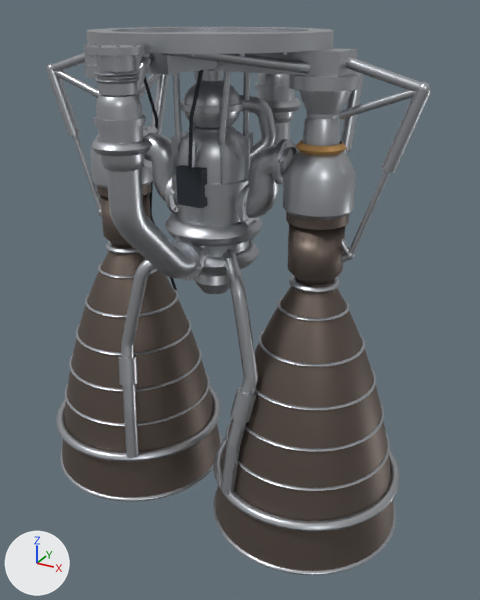
Renders of the FBX model assets/blender/export/fbx/eng_kerolox_staged_combustion.fbx from each side of a commit.
Both versions are drawn from a 50 mm camera at (2.44, -4.03, 3.73) aimed at (0.18, 0.06, 1.68). The lights are fixed; the arrows at lower left show +X, +Y and +Z. The picture after the commit comes second. Objects named as collision shapes, trigger or cutter boxes, shadow casters or lower levels of detail are left out. Where no turn or scale is listed for an object, it has been applied to the vertices. Vertices at exactly the same position are counted once.

In view in the first picture: 'eng_kerolox_staged_combustion_LOD0'.
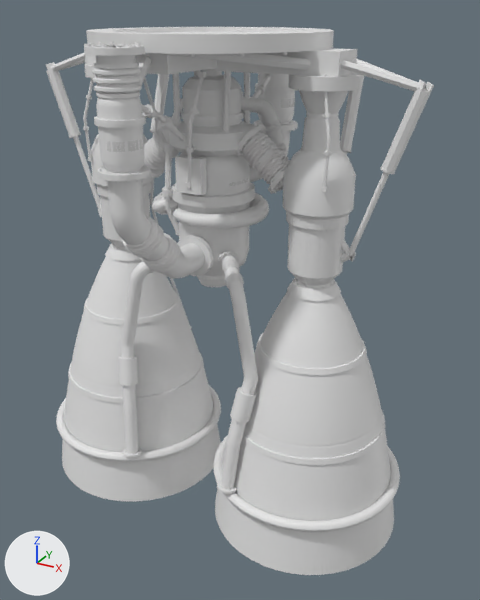
Patch to the scene script:
```diff
--- a/assets/blender/export/fbx/eng_kerolox_staged_combustion.fbx.py
+++ b/assets/blender/export/fbx/eng_kerolox_staged_combustion.fbx.py
@@ mat_engine_metal @@
 n0 = _N.new('ShaderNodeBsdfPrincipled'); n0.name = 'Principled BSDF'
-n0.inputs[0].default_value = (0.5, 0.52, 0.55, 1.0)  # 'Base Color', light grey #bcbfc4
-n0.inputs[1].default_value = 0.92  # 'Metallic'
-n0.inputs[2].default_value = 0.36  # 'Roughness'
 n1 = _N.new('ShaderNodeOutputMaterial'); n1.name = 'Material Output'
+n2 = _N.new('ShaderNodeTexImage'); n2.name = 'Image Texture'
+n2.image = img_engine_metal_normal_png
+n3 = _N.new('ShaderNodeNormalMap'); n3.name = 'Normal Map'
 _L.new(n0.outputs[0], n1.inputs[0])  # 'BSDF' to 'Surface'
+_L.new(n2.outputs[0], n3.inputs[1])  # 'Color' to 'Color'
+_L.new(n3.outputs[0], n0.inputs[5])  # 'Normal' to 'Normal'
@@ mat_nozzle_hot @@
 mat_nozzle_hot = bpy.data.materials.new('nozzle_hot')
-# nodes: BsdfPrincipled, OutputMaterial
-# colours: brown #73675f
+# nodes: BsdfPrincipled, Mapping, NormalMap, OutputMaterial, TexImage, UVMap
+# uses the picture img_nozzle_hot_normal_png
@@ mat_detail_dark @@
 mat_detail_dark = bpy.data.materials.new('detail_dark')
-# nodes: BsdfPrincipled, OutputMaterial
-# colours: dark blue #293038
+# nodes: BsdfPrincipled, Mapping, NormalMap, OutputMaterial, TexImage, UVMap
+# uses the picture img_detail_dark_normal_png
@@ mat_decal @@
+mat_decal = bpy.data.materials.new('decal')
+# uses the picture img_mf_decals_01_albedo_png
+# uses the picture img_mf_decals_01_normal_png
@@ mat_trim @@
+mat_trim = bpy.data.materials.new('trim')
+mat_trim.use_nodes = True; mat_trim.node_tree.nodes.clear()
+_N = mat_trim.node_tree.nodes; _L = mat_trim.node_tree.links
+n0 = _N.new('ShaderNodeBsdfPrincipled'); n0.name = 'Principled BSDF'
+n1 = _N.new('ShaderNodeOutputMaterial'); n1.name = 'Material Output'
+n2 = _N.new('ShaderNodeTexImage'); n2.name = 'Image Texture'
+n2.image = img_mf_trim_01_normal_png
+n3 = _N.new('ShaderNodeNormalMap'); n3.name = 'Normal Map'
+_L.new(n2.outputs[0], n3.inputs[1])  # 'Color' to 'Color'
+_L.new(n3.outputs[0], n0.inputs[5])  # 'Normal' to 'Normal'
+_L.new(n0.outputs[0], n1.inputs[0])  # 'BSDF' to 'Surface'
@@ me_eng_kerolox_staged_combustion_lod0 @@
-me_eng_kerolox_staged_combustion_lod0.from_pydata(...)  # 14105 vertices, 13832 faces; spans x -1.55..1.55, y -1.17..1.2, z 0.0..3.6
+me_eng_kerolox_staged_combustion_lod0.from_pydata(...)  # 32141 vertices, 24959 faces; spans x -1.54..1.54, y -1.16..1.19, z 0.0..3.6
+# me_eng_kerolox_staged_combustion_lod0 part 1: the loose piece of 176 vertices spanning x 0.43..1.19, y -0.38..0.38, z 1.51..1.53 is rebuilt with 176 vertices and now spans x 0.41..1.21, y -0.4..0.4, z 1.46..1.5, in mat_nozzle_hot
+# me_eng_kerolox_staged_combustion_lod0 part 2: the loose piece of 168 vertices spanning x 0.63..0.99, y -0.18..0.18, z 1.96..2.0 is rebuilt with 128 vertices and now spans x 0.62..1.0, y -0.19..0.19, z 1.91..1.99
+# me_eng_kerolox_staged_combustion_lod0 part 3: 67 loose pieces with 2684 vertices, spanning x -1.55..1.55, y -1.17..1.2, z 0.01..3.56, are deleted
+# me_eng_kerolox_staged_combustion_lod0 part 4: 92 vertices moved within x -1.48..1.48, y -1.1..1.12, z 0.39..3.56; 4178 vertices removed from x -1.53..1.53, y -1.15..1.18, z 0.38..3.56; 24938 vertices added at x -1.54..1.54, y -1.16..1.19, z 0.38..3.56
+# me_eng_kerolox_staged_combustion_lod0 part 5: 2852 kept faces spanning x -1.54..1.54, y -1.14..1.17, z 0.0..3.17 get new texture (UV) coordinates
+# me_eng_kerolox_staged_combustion_lod0 part 6: 36 faces spanning x -0.17..0.17, y -1.14..1.17, z 3.14..3.17 switch from mat_engine_metal (light grey #bcbfc4) to mat_trim
 me_eng_kerolox_staged_combustion_lod0.materials.append(mat_nozzle_hot)
-me_eng_kerolox_staged_combustion_lod0.materials.append(mat_thermal)  # orange #cb9b5d
 me_eng_kerolox_staged_combustion_lod0.materials.append(mat_detail_dark)
+me_eng_kerolox_staged_combustion_lod0.materials.append(mat_decal)
```

Pixel boxes (x1, y1, x2, y2) of what changed, in the pictures (480 x 600 px):
'eng_kerolox_staged_combustion_LOD0', surface changed, reshaped (lighter)
    before: (46, 27, 431, 575)
    after: (46, 27, 434, 575)
part 1 of me_eng_kerolox_staged_combustion_lod0, rebuilt (10% taller)
    before: (259, 328, 365, 367)
    after: (256, 332, 367, 375)
part 2 of me_eng_kerolox_staged_combustion_lod0, rebuilt (25% taller)
    before: (289, 275, 340, 294)
    after: (287, 277, 341, 301)
part 3 of me_eng_kerolox_staged_combustion_lod0, deleted
    before: (54, 43, 416, 575)
part 4 of me_eng_kerolox_staged_combustion_lod0, reshaped
    before: (46, 42, 431, 532)
    after: (46, 42, 434, 532)
part 5 of me_eng_kerolox_staged_combustion_lod0, surface changed (lighter)
    both: (62, 83, 394, 575)
part 6 of me_eng_kerolox_staged_combustion_lod0, recoloured
    both: (94, 84, 295, 128)
